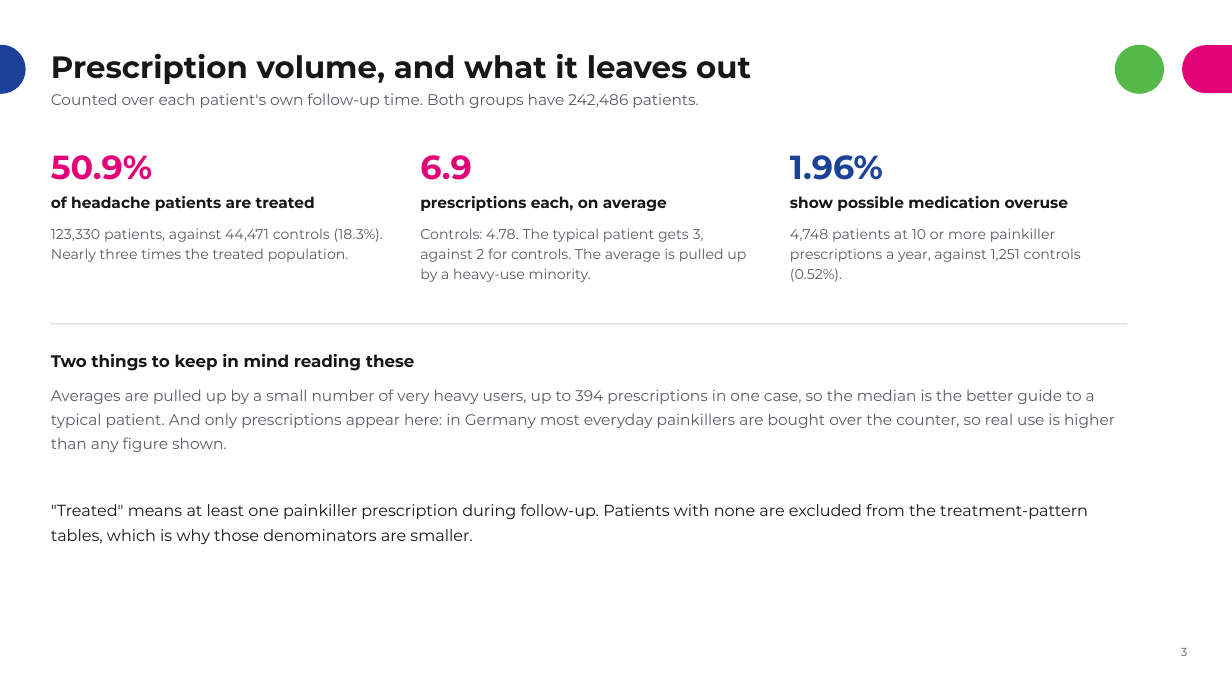
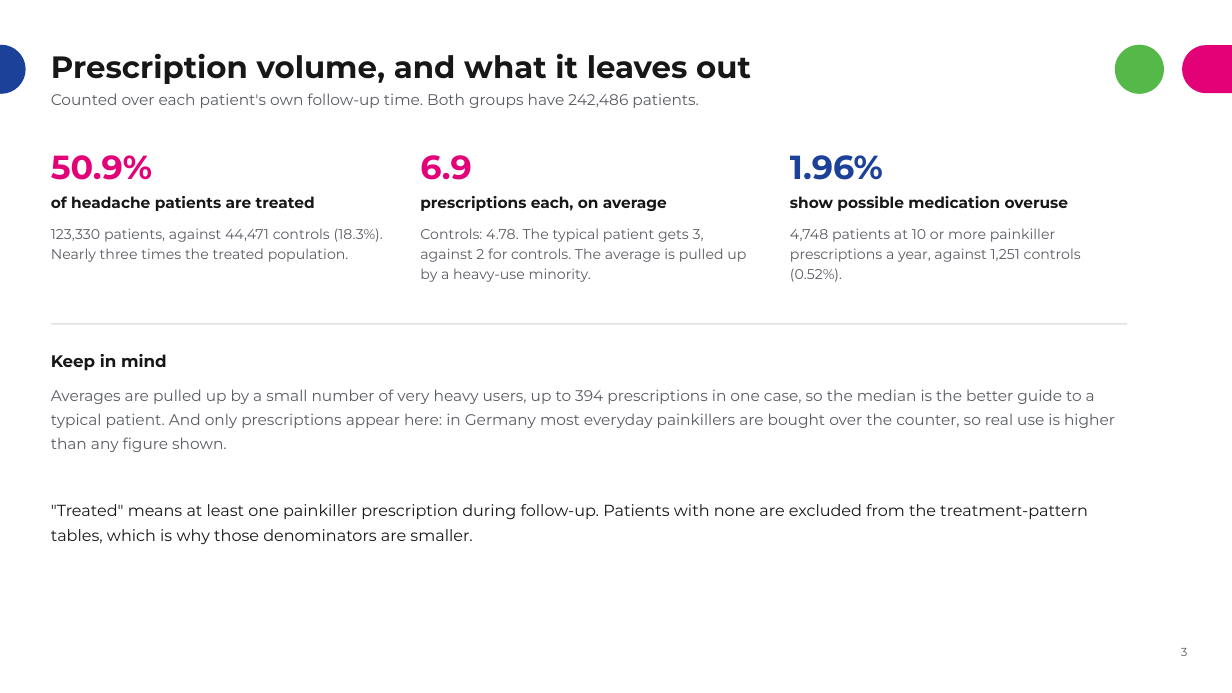
Before and after one commit to rj-irvine/de-migraine, a slide deck: slide 3 of documents/DE_Migraine_Treatment_Patterns_Summary.pptx. Drawn at 1232x693 pixels with LibreOffice and Linux fonts; fonts in the diff are those of the drawing. Boxes give left, top, right and bottom in pixels: in the first picture for what was removed or moved away, otherwise in the second. Text is boxed around its words. In the diff, an @@ line names an element or a change of style, - is before the commit and + after.

```diff
--- a/documents/DE_Migraine_Treatment_Patterns_Summary.pptx
+++ b/documents/DE_Migraine_Treatment_Patterns_Summary.pptx
@@ text at (51, 354, 167, 371): text changed @@
-Two things to keep in mind reading these
+Keep in mind
```
Also in this commit, not shown: 3 other slides changed.
